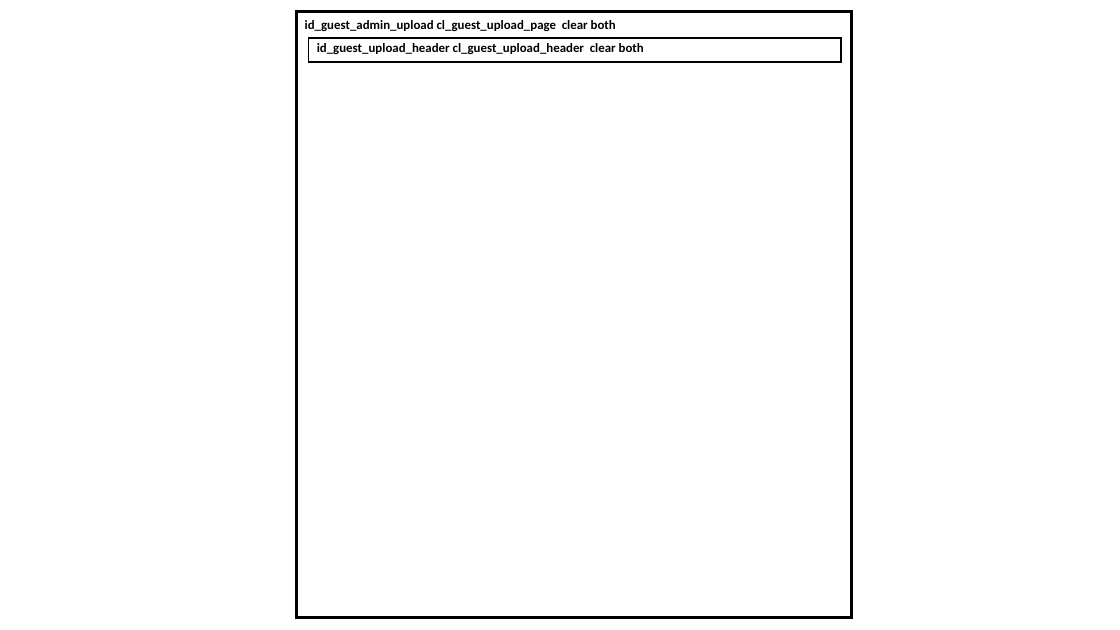
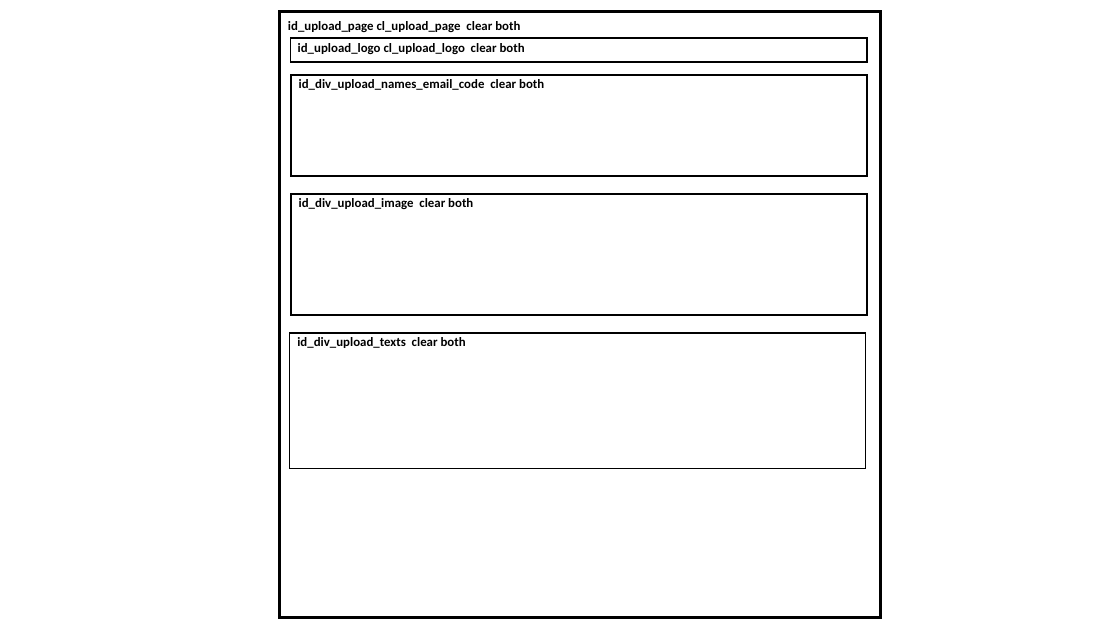
Before and after one commit to JazzLiveAarau/WwwGuestbook, a slide deck: slide 3 of Description/JazzGuestsUpload.pptx (slide 4 before the commit). Drawn at 1120x630 pixels with LibreOffice and Linux fonts; fonts in the diff are those of the drawing. Boxes give left, top, right and bottom in pixels: in the first picture for what was removed or moved away, otherwise in the second. Text is boxed around its words. In the diff, an @@ line names an element or a change of style, - is before the commit and + after.

Commit message:
Alpha version names, email and code

```diff
--- a/Description/JazzGuestsUpload.pptx
+++ b/Description/JazzGuestsUpload.pptx
@@ rectangle: place and size @@
-rectangle at box(297, 12, 852, 618)
+rectangle at box(280, 12, 881, 618)
@@ text at box(288, 21, 520, 32): text changed @@
-id_guest_admin_upload cl_guest_upload_page clear both
+id_upload_page cl_upload_page clear both
@@ rectangle: place and size @@
-rectangle at box(308, 38, 841, 62)
+rectangle at box(291, 38, 867, 62)
@@ text at box(298, 43, 525, 54): text changed @@
-id_guest_upload_header cl_guest_upload_header clear both
+id_upload_logo cl_upload_logo clear both
@@ rectangle added at box(291, 76, 867, 176), outline #000000 1.5 pt @@
@@ text added at box(299, 79, 544, 90), 11 pt, text #000000, bold @@
+id_div_upload_names_email_code clear both
@@ rectangle added at box(291, 194, 867, 315), outline #000000 1.5 pt @@
@@ text added at box(299, 198, 473, 209), 11 pt, text #000000, bold @@
+id_div_upload_image clear both
@@ rectangle added at box(290, 334, 866, 469), outline #000000 1.5 pt @@
@@ text added at box(297, 337, 466, 348), 11 pt, text #000000, bold @@
+id_div_upload_texts clear both
```
Also in this commit, not shown: 6 slides added, 6 other files.
